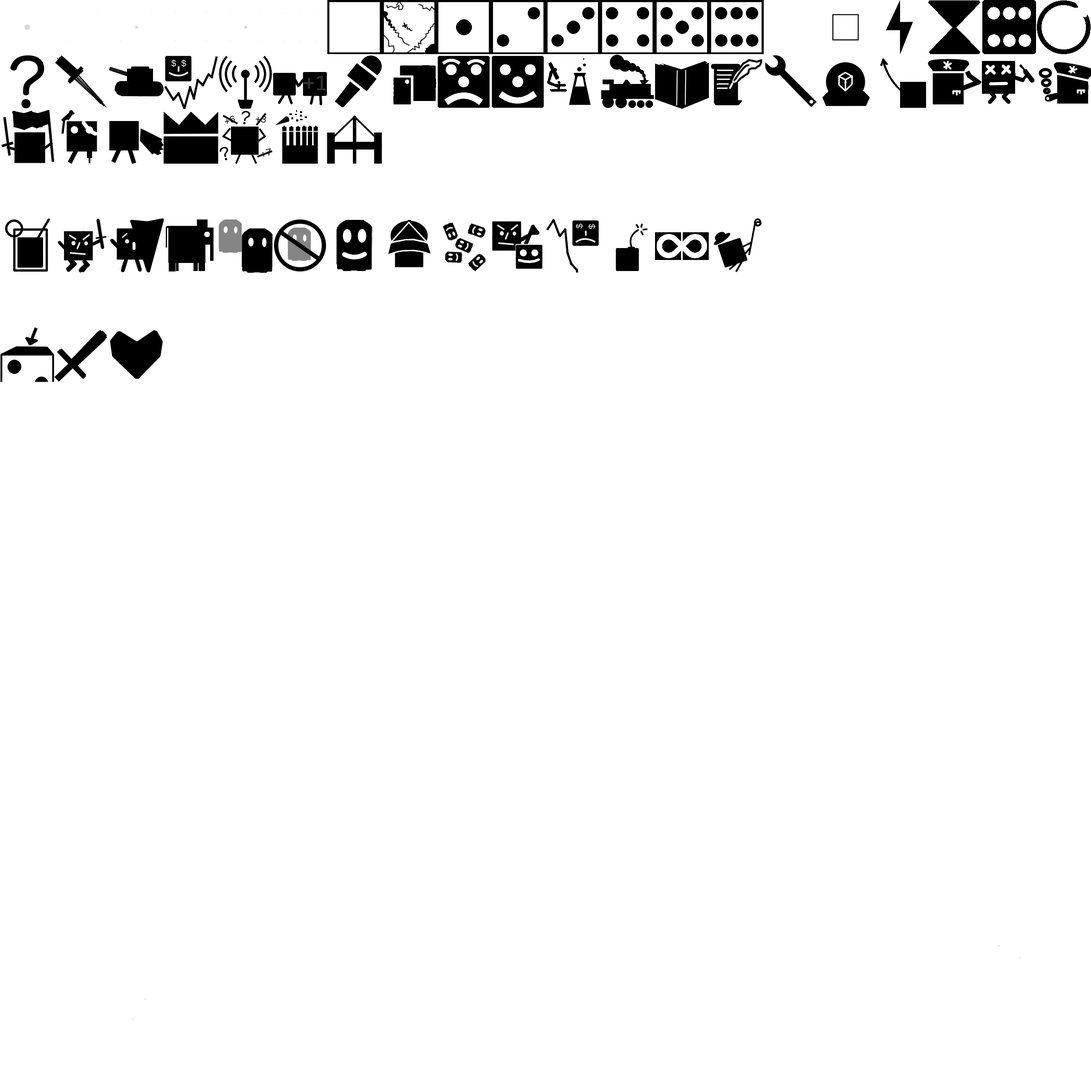
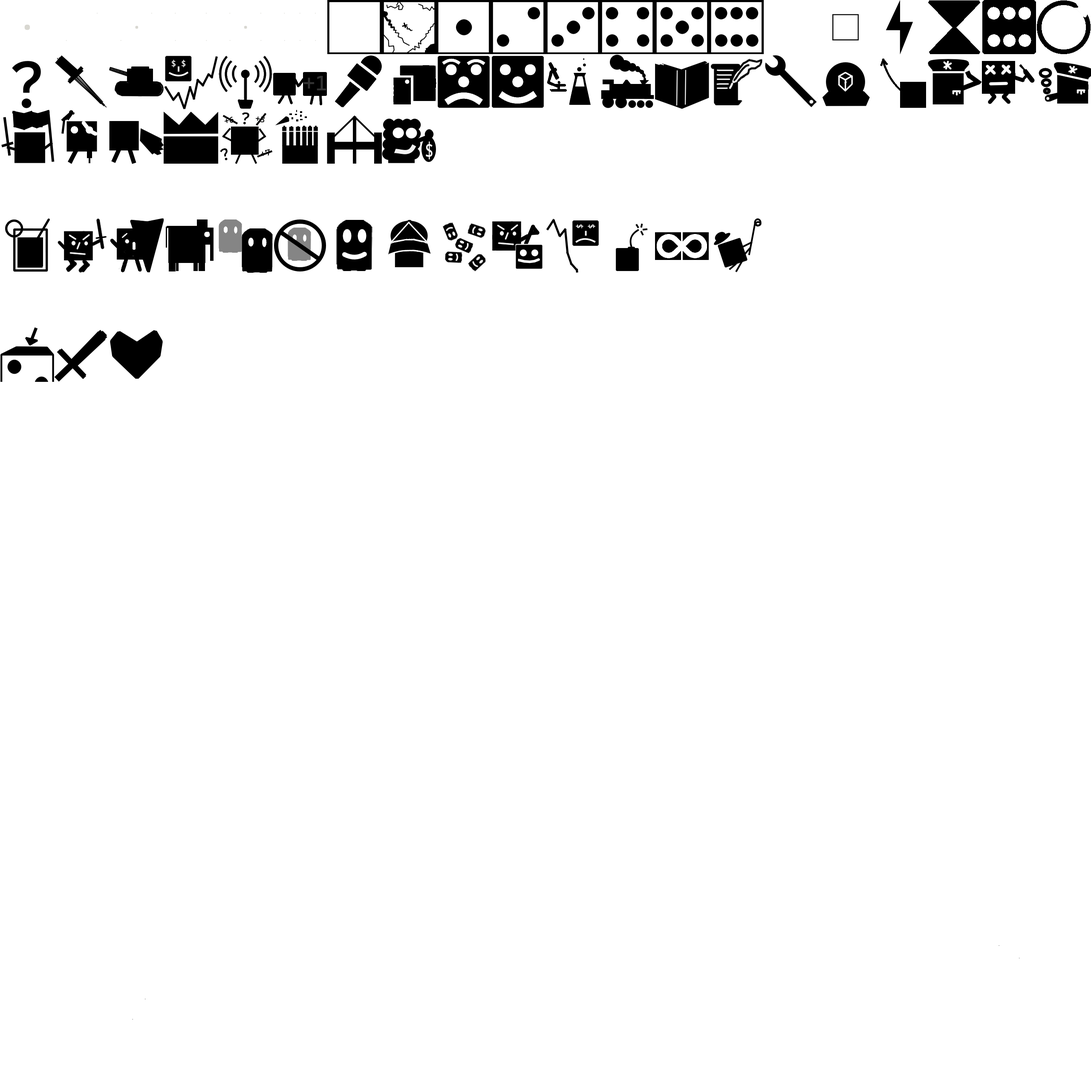
Layered file, before and after one edit (1091×1091). Changes by layer:
painted on "Upgrades_Paint" over [10, 55, 596, 229]
